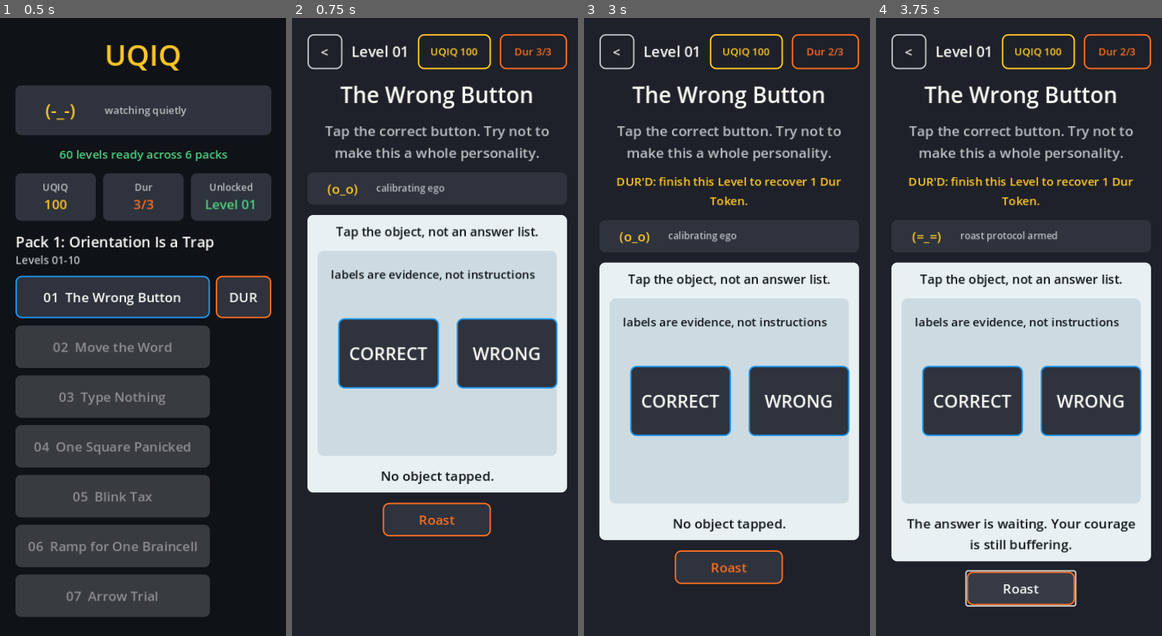
Above: before the commit, frames 1-4 (left to right).
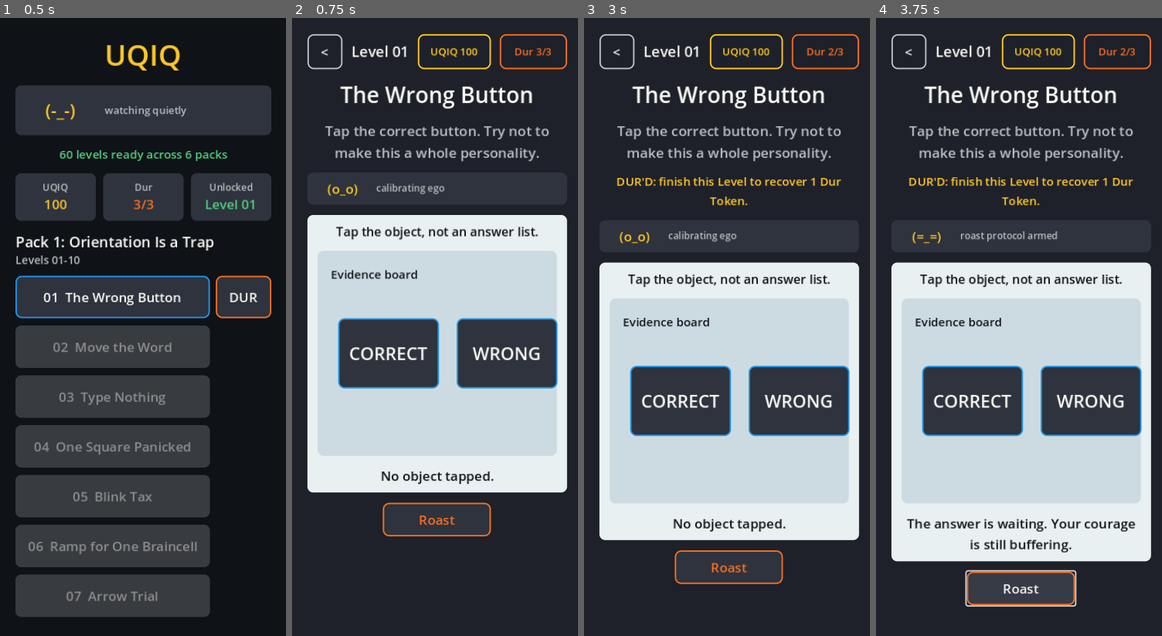
Above: after the commit, the same moments.

Repository: scwlkr/UQIQ
Game: Godot game, scene res://scenes/Main.tscn
The game is run twice, just before and just after one commit, with the same random seed, the same clock (stepped at 60 frames per second) and the same inputs.
Inputs:
- Up to frame 1 (0.5 s): no input
- Up to frame 2 (0.75 s): click "01 The Wrong Button" at 0.5 s
- Up to frame 3 (3 s): click "<" at 1.25 s; click "DUR" at 2 s; click "01 The Wrong Button | DUR'D -…" at 2.75 s
- Up to frame 4 (3.75 s): click "Roast" at 3.5 s

Frame 1 is identical in both runs. In frame 2, 0.6% of the frame differs, in the area x 13-86%, y 40-43%; in frame 3, 0.6%; in frame 4, 0.6%.

Commit message:
Polish direct playfield captions

Diff:
--- a/scripts/main.gd
+++ b/scripts/main.gd
@@ -1045,7 +1045,7 @@
 	surface.add_theme_stylebox_override("panel", _flat_box(COLOR_PLAYFIELD, 8))
 	stage_box.add_child(surface)
 
-	var hint := _new_label("labels are evidence, not instructions", 16, COLOR_INK)
+	var hint := _new_label("Evidence board", 16, COLOR_INK)
 	hint.position = Vector2(18, 18)
 	hint.size = Vector2(300, 28)
 	hint.horizontal_alignment = HORIZONTAL_ALIGNMENT_LEFT
@@ -1073,7 +1073,7 @@
 	playfield.add_theme_stylebox_override("panel", _flat_box(COLOR_PLAYFIELD, 8))
 	stage_box.add_child(playfield)
 
-	var hint := _new_label("drag tiles to drop zones", 15, COLOR_INK)
+	var hint := _new_label("Loose claims", 15, COLOR_INK)
 	hint.position = Vector2(18, 16)
 	hint.size = Vector2(260, 28)
 	hint.horizontal_alignment = HORIZONTAL_ALIGNMENT_LEFT
@@ -1402,7 +1402,7 @@
 	cup.size = Vector2(76, 28)
 	surface.add_child(cup)
 
-	var guide := _new_label("Draw toward the cup", 18, COLOR_INK)
+	var guide := _new_label("Ramp sketch", 18, COLOR_INK)
 	guide.position = Vector2(20, 18)
 	guide.size = Vector2(300, 30)
 	guide.horizontal_alignment = HORIZONTAL_ALIGNMENT_LEFT
@@ -1448,7 +1448,7 @@
 	surface_box.add_theme_constant_override("separation", 6)
 	surface.add_child(surface_box)
 
-	_add_label(surface_box, "Draw toward the cup", 18, COLOR_INK)
+	_add_label(surface_box, "Ramp sketch", 18, COLOR_INK)
 	_physics_choice_label = _new_label("Ramp ready", 16, COLOR_INK)
 	surface_box.add_child(_physics_choice_label)
 	_physics_result_label = _new_label("Draw from the ball", 16, COLOR_INK)
@@ -2275,7 +2275,7 @@
 		return
 	if _direct_memory_flash_label == null or not is_instance_valid(_direct_memory_flash_label):
 		return
-	_direct_memory_flash_label.text = "flash hidden - rebuild it from memory"
+	_direct_memory_flash_label.text = "Receipt hidden"
 
 
 func _apply_pattern_mark_style(cell_id: String, button: Button) -> void:
--- a/scripts/verify_issue_22_physics_draw.gd
+++ b/scripts/verify_issue_22_physics_draw.gd
@@ -51,7 +51,7 @@
 	var correct_label := _draw_label(level, correct_draw_id)
 
 	_main.call("_show_play_screen", level)
-	_require(_screen_has_label_text("Draw toward the cup"), "Physics Draw should show the deterministic play surface.")
+	_require(_screen_has_label_text("Ramp sketch"), "Physics Draw should show the deterministic play surface.")
 	_require(_screen_has_label_text("Ramp ready"), "Physics Draw should start with no selected line.")
 	_require(_screen_has_label_text("Draw from the ball"), "Physics Draw should start with waiting release state.")
 
--- a/scripts/verify_issue_40_interaction_core.gd
+++ b/scripts/verify_issue_40_interaction_core.gd
@@ -53,6 +53,8 @@
 	_require(_node_named(_main, "drag_playfield") != null, "Drag Logic should render a named direct-manipulation playfield.")
 	_require(_node_named(_main, "drag_tile_word_wrong") != null, "Drag Logic should render the correct word as a draggable tile.")
 	_require(_node_named(_main, "drop_zone_truth_box") != null, "Drag Logic should render the Truth Box as a drop zone.")
+	_require(_screen_has_label_text("Loose claims"), "Drag Logic should render the playfield with in-world state copy.")
+	_require(not _screen_has_label_text("drag tiles to drop zones"), "Drag Logic should not render old instruction-like playfield copy.")
 	_require(not _has_button_prefix(_main, "Move:"), "Drag Logic should not expose Move: choice buttons as the primary interaction.")
 	_require(not _has_button_prefix(_main, "Drop on:"), "Drag Logic should not expose Drop on: choice buttons as the primary interaction.")
 
@@ -84,6 +86,8 @@
 	_require(_node_named(_main, "physics_draw_surface") != null, "Physics Draw should render a named direct drawing surface.")
 	_require(_node_named(_main, "player_drawn_line") != null, "Physics Draw should render the player's drawn line.")
 	_require(not _has_button_prefix(_main, "Draw:"), "Physics Draw should not expose Draw: option buttons as the primary interaction.")
+	_require(_screen_has_label_text("Ramp sketch"), "Physics Draw should render the playfield with in-world state copy.")
+	_require(not _screen_has_label_text("Draw toward the cup"), "Physics Draw should not render old instruction-like playfield copy.")
 	_require(_screen_has_label_text("Ramp ready"), "Physics Draw should start with no selected line.")
 
 	_draw_line_on_surface(Vector2(48, 220), Vector2(260, 110))
--- a/scripts/verify_issue_43_tactile_tap_logic.gd
+++ b/scripts/verify_issue_43_tactile_tap_logic.gd
@@ -52,6 +52,8 @@
 	_require(surface != null, "Tap Logic should render a named direct tap surface.")
 	_require(decoy_pad != null, "Tap Logic should render CORRECT as a direct scene target.")
 	_require(correct_pad != null, "Tap Logic should render WRONG as a direct scene target.")
+	_require(_screen_has_label_text("Evidence board"), "Direct Tap Logic should render the playfield as an in-world evidence board.")
+	_require(not _screen_has_label_text("labels are evidence"), "Direct Tap Logic should not render old instruction-like playfield copy.")
 	_require(not (decoy_pad is Button), "Direct Tap Logic targets should not be Button answer choices.")
 	_require(not (correct_pad is Button), "Direct Tap Logic targets should not be Button answer choices.")
 	_require(not _has_button_text(_main, "CORRECT"), "Direct Tap Logic should not expose CORRECT as an answer-choice button.")
--- a/scripts/verify_issue_45_tactile_memory_flash.gd
+++ b/scripts/verify_issue_45_tactile_memory_flash.gd
@@ -58,6 +58,9 @@
 	_require(not _has_button_text(_main, "SUN"), "Direct Memory Flash should not expose SUN as a choice button.")
 	_require(not _has_button_text(_main, "MOON"), "Direct Memory Flash should not expose MOON as a choice button.")
 	_require(not _has_button_text(_main, "DUR"), "Direct Memory Flash should not expose DUR as a choice button.")
+	_main.call("_hide_direct_memory_flash", int(_main.get("_direct_memory_flash_generation")))
+	_require(_screen_has_label_text("Receipt hidden"), "Direct Memory Flash hidden state should use concise in-world copy.")
+	_require(not _screen_has_label_text("flash hidden - rebuild it from memory"), "Direct Memory Flash should not render old instruction-like hidden copy.")
 
 	_press_tiles_with_touch(["DUR", "SUN", "MOON"])
 	_require(not _profile.is_level_completed(level_id), "Wrong direct memory row should not complete Level 5.")
Binary file changed: docs/app-store/screenshots/02_level_01_play.png
Binary file changed: docs/app-store/screenshots/04_memory_flash.png
Binary file changed: docs/app-store/screenshots/05_physics_draw.png
Binary file changed: docs/app-store/screenshots/07_drag_logic.png
Not shown, changed: docs/RELEASE_STATUS.md
